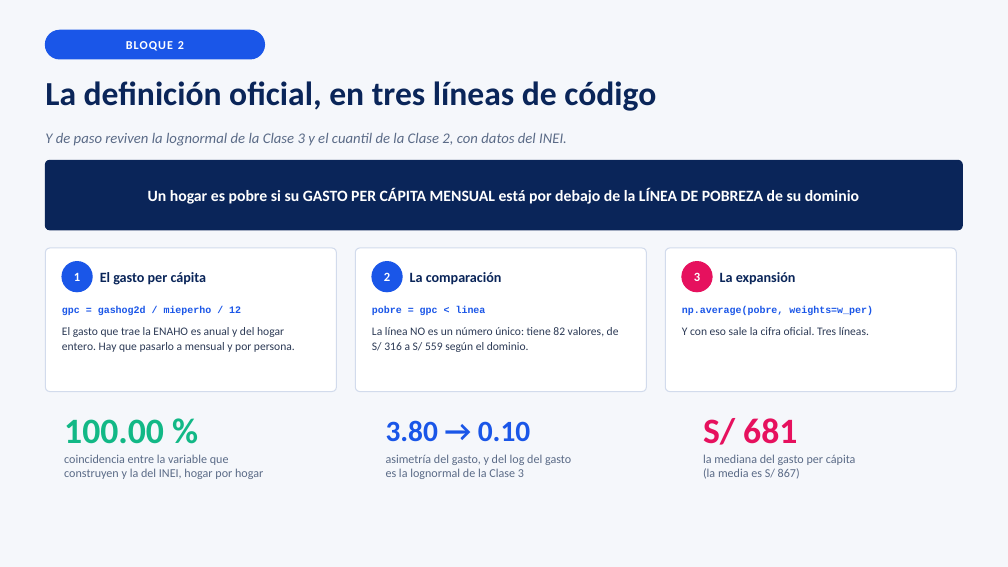
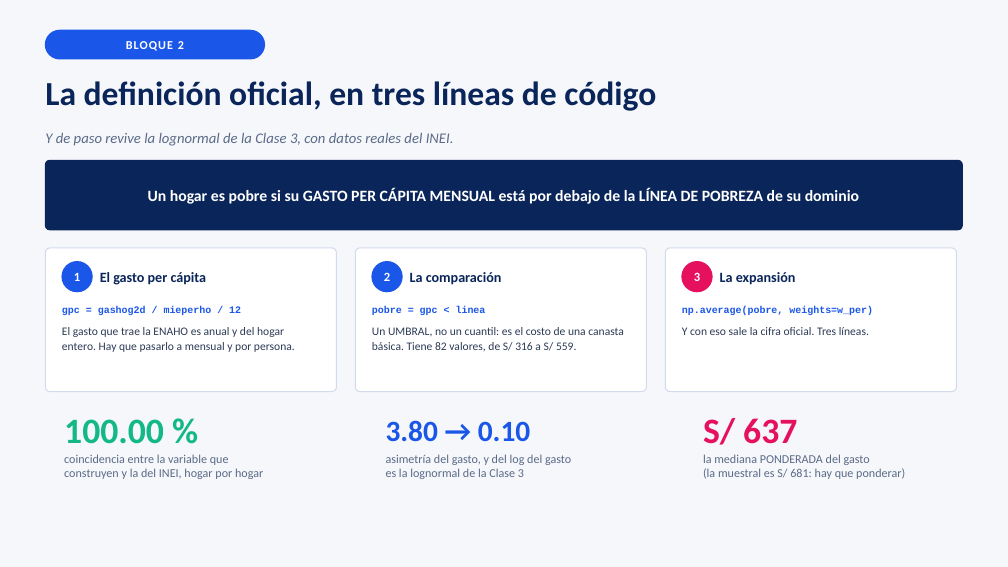
Before and after one commit to josefrodrim/Estad-stica-Descriptiva-E-Inferencial, a slide deck: slide 6 of Taller_7/PPT/Taller_Pobreza_ENAHO.pptx. Drawn at 1008x567 pixels with LibreOffice and Linux fonts; fonts in the diff are those of the drawing. Boxes give left, top, right and bottom in pixels: in the first picture for what was removed or moved away, otherwise in the second. Text is boxed around its words. In the diff, an @@ line names an element or a change of style, - is before the commit and + after.

```diff
--- a/Taller_7/PPT/Taller_Pobreza_ENAHO.pptx
+++ b/Taller_7/PPT/Taller_Pobreza_ENAHO.pptx
@@ text at (45,133,454,146): text changed @@
-Y de paso reviven la lognormal de la Clase 3 y el cuantil de la Clase 2, con datos del INEI.
+Y de paso revive la lognormal de la Clase 3, con datos reales del INEI.
@@ text at (372,327,624,351): text changed @@
-La línea NO es un número único: tiene 82 valores, de S/ 316 a S/ 559 según el dominio.
+Un UMBRAL, no un cuantil: es el costo de una canasta básica. Tiene 82 valores, de S/ 316 a S/ 559.
@@ text at (703,418,797,445): text changed @@
-S/ 681
+S/ 637
@@ text at (703,454,905,479): text changed @@
-la mediana del gasto per cápita
-(la media es S/ 867)
+la mediana PONDERADA del gasto
+(la muestral es S/ 681: hay que ponderar)
```
Also in this commit, not shown: 5 other slides changed, 10 other files.
